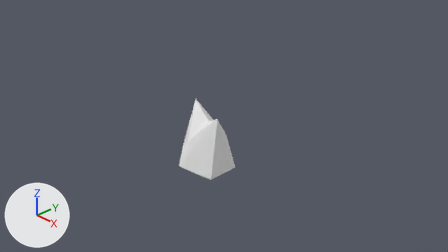
An edit to the Blender file res/res/entities/health/health.blend, drawn before and after from the same camera.
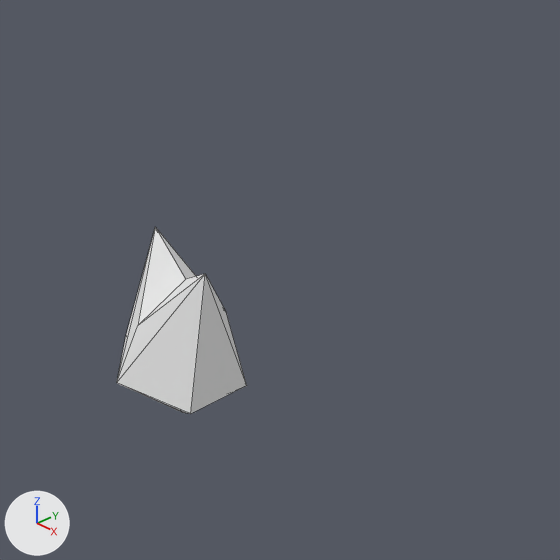
Old and new are each drawn from the file's camera 'Camera' and again close up on the part from 29% to 83% of the width and 0% to 97% of the height. Lighting does not change. The marker at lower left points along +X, +Y and +Z. The close-ups show mesh edges as thin lines.
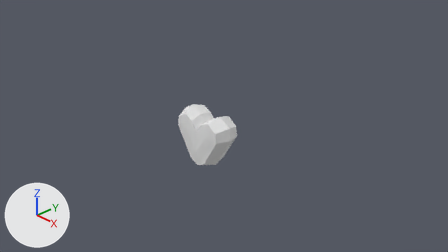
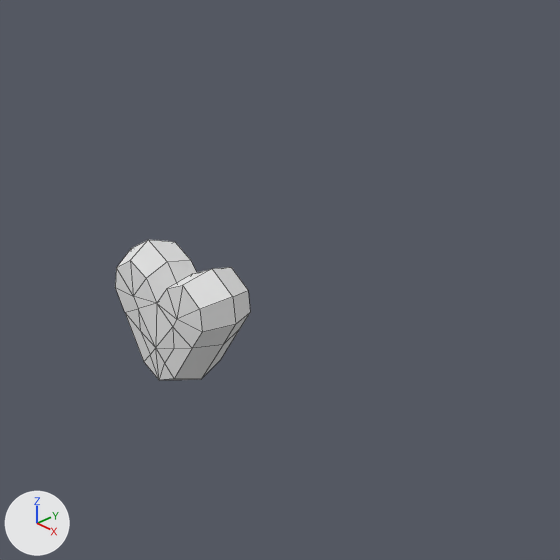
Commit message: Update the health pickup

Boxes [x1, y1, x2, y2] around the edits, measured in the close-ups (560 x 560 px):
'Icosphere', reshaped, turned, modifiers changed
    before: [117, 227, 247, 414]
    after: [115, 240, 250, 380]

The change in detail:
me_icosphere is used by ob_icosphere; location (0.0, 0.0, 0.0).
me_icosphere had 11 vertices, 18 faces and spanned x -0.89..0.72, y -0.67..0.62, z -1.0..0.86.
me_icosphere now has 29 vertices, 30 faces and spans x 0.0..0.79, y -0.61..0.81, z -0.3..0.33.
me_icosphere part 1: the whole mesh is rebuilt.
Object 'Icosphere' (ob_icosphere) turns from (0, 0, 0) to (90, 0, 0) degrees about x, y and z.
Object 'Icosphere' (ob_icosphere) gains a MIRROR modifier named 'Mirror'.
Modifier setting: use_clip = True.
